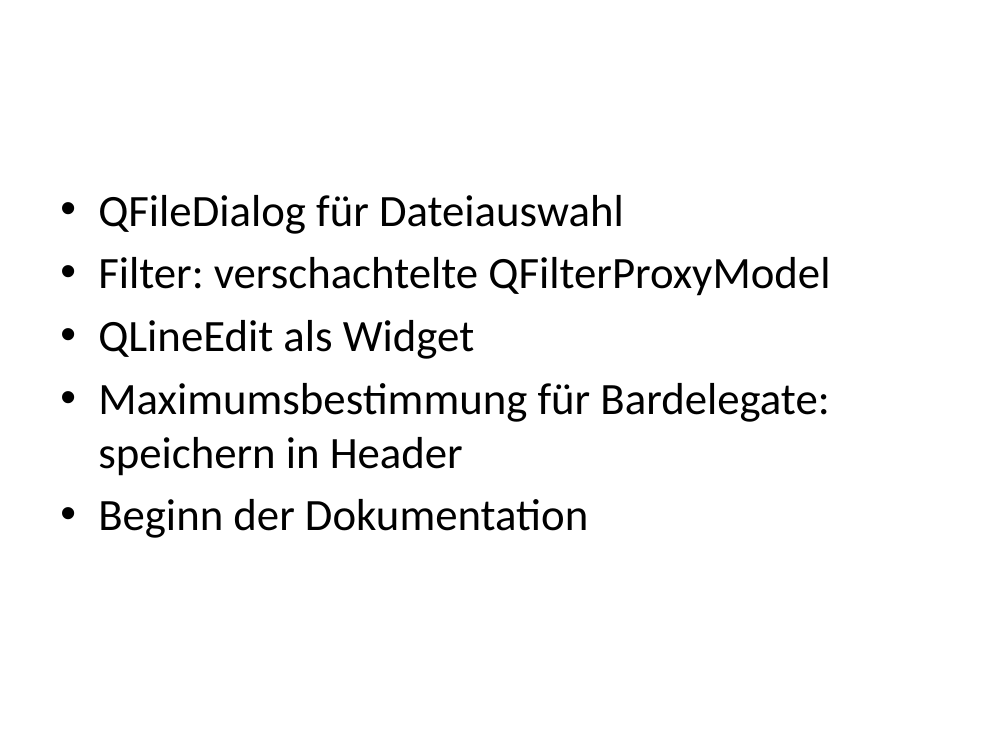
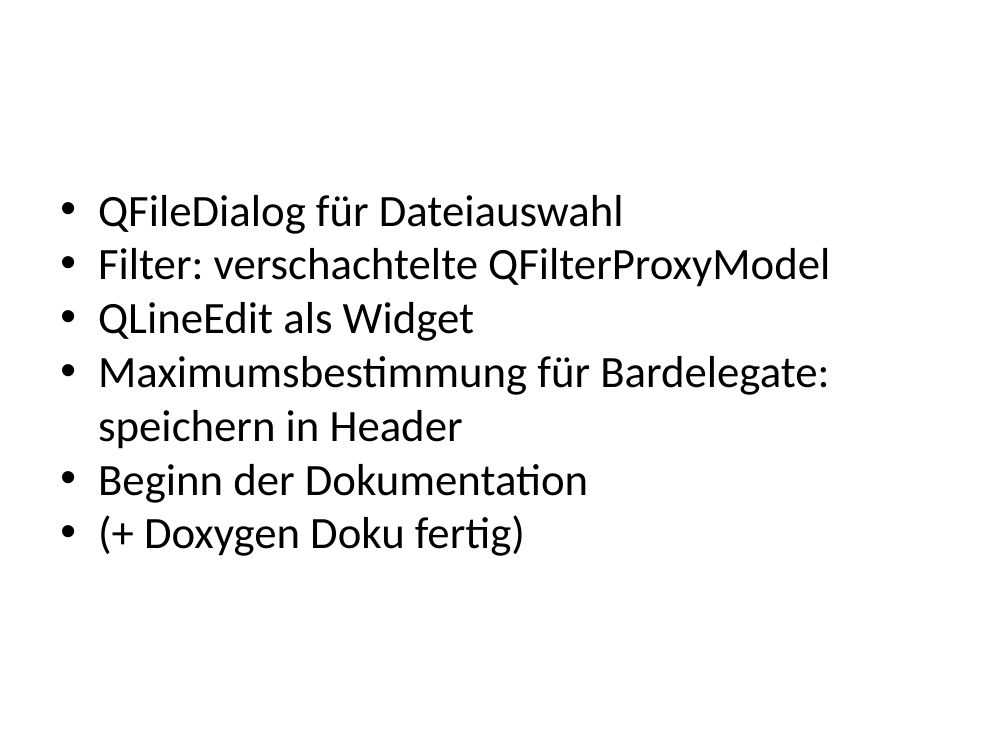
Before and after one commit to AdamsLisa/Teamprojekt-Nantia-Lina-Lisa, a slide deck: slide 2 of Teamprojekt Woche 10.pptx. Drawn at 1008x756 pixels with LibreOffice and Linux fonts; fonts in the diff are those of the drawing. Boxes give left, top, right and bottom in pixels: in the first picture for what was removed or moved away, otherwise in the second. Text is boxed around its words. In the diff, an @@ line names an element or a change of style, - is before the commit and + after.

Commit message:
doxygen documentation done

```diff
--- a/Teamprojekt Woche 10.pptx
+++ b/Teamprojekt Woche 10.pptx
@@ text at box(98, 195, 830, 503): indent changed; less space between paragraphs @@
@@ text at box(144, 515, 525, 556): paragraph added @@
+• (+ Doxygen Doku fertig)
```
Also in this commit, not shown: 2 other slides changed, 1 other file.
